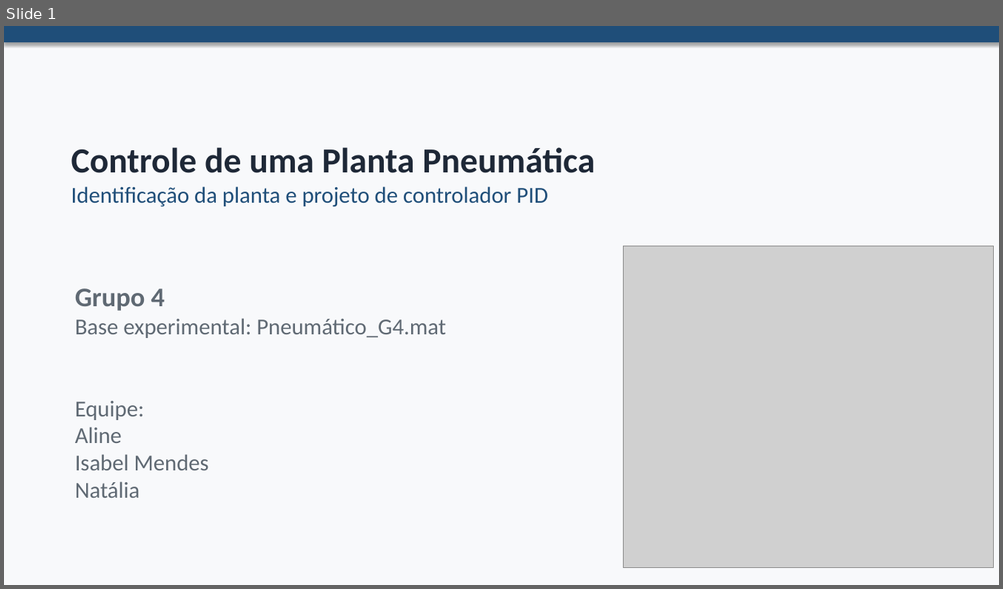
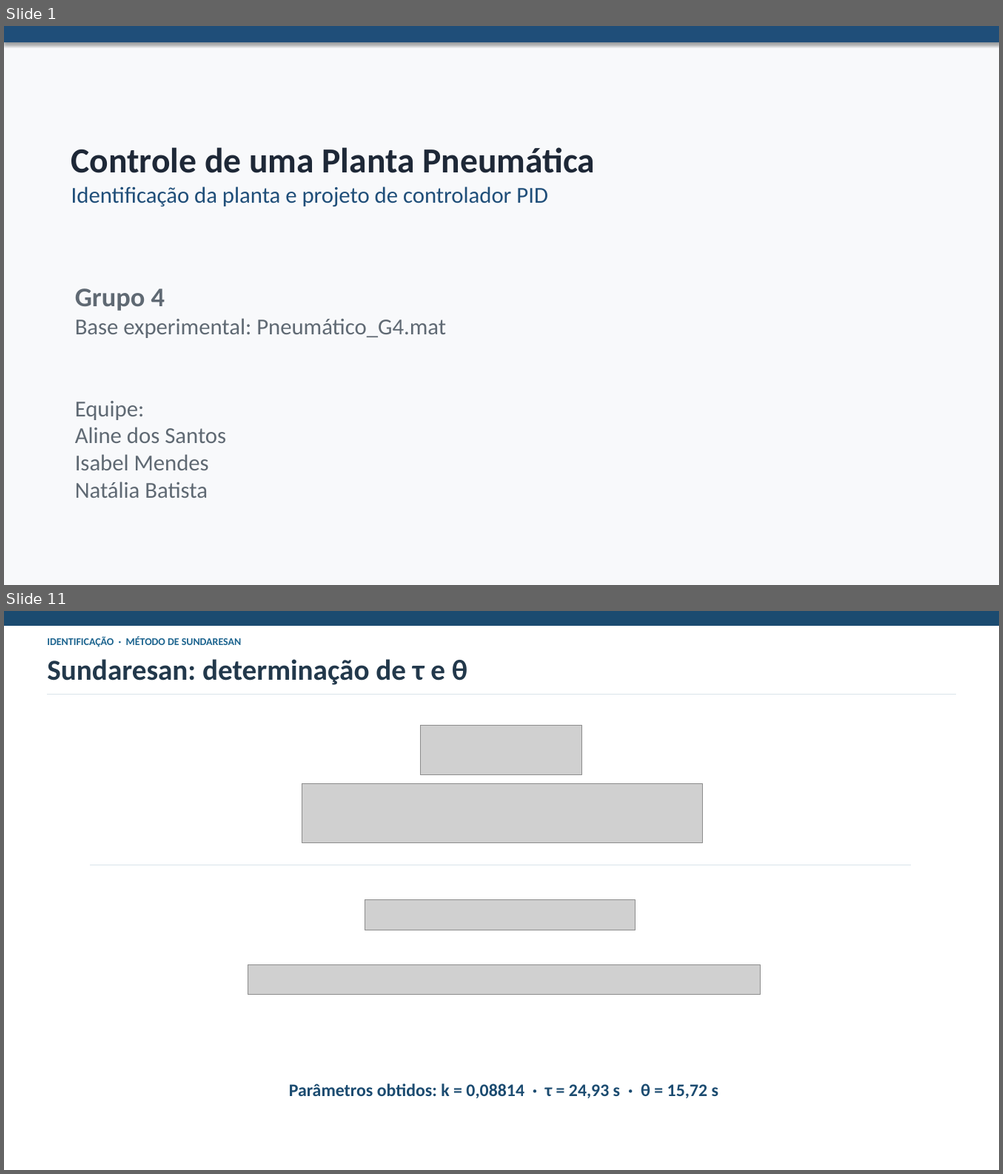
Before and after one commit to natalia-batista/Projeto-C13-, a slide deck: Grupo4_Pneumática.pptx. Shown one above the other, each under a label of ours: slide 1 before the commit, slides 1 and 11 after it; the slides between them are not shown. The pictures are 1003x589 and 1003x1174 pixels, drawn with LibreOffice and Linux fonts; fonts in the diff are those of the drawing; grey boxes stand for pictures. Boxes give left, top, right and bottom in pixels: in the first picture for what was removed or moved away, otherwise in the second. Text is boxed around its words. In the diff, an @@ line names an element or a change of style, - is before the commit and + after.

```diff
--- a/Grupo4_Pneumática.pptx
+++ b/Grupo4_Pneumática.pptx
@@ slide 11 added at (x1=4, y1=611, x2=999, y2=1170), background #FFFFFF @@
@@ rectangle added at (x1=4, y1=611, x2=999, y2=625), fill #1B4B70, outline #1B4B70 1 pt @@
@@ text added at (x1=47, y1=637, x2=241, y2=647), 10 pt, text #1B638E, bold @@
+IDENTIFICAÇÃO · MÉTODO DE SUNDARESAN
@@ text added at (x1=47, y1=659, x2=467, y2=685), 28 pt, text #22384B, bold @@
+Sundaresan: determinação de τ e θ
@@ line added from (47, 694) to (956, 694), #D9E3EA 1 pt @@
@@ picture added at (x1=421, y1=725, x2=581, y2=775) @@
@@ picture added at (x1=301, y1=784, x2=703, y2=843) @@
@@ line added from (90, 866) to (910, 866), #D9E3EA 1 pt @@
@@ picture added at (x1=365, y1=900, x2=635, y2=931) @@
@@ picture added at (x1=248, y1=965, x2=760, y2=994) @@
@@ text added at (x1=289, y1=1084, x2=718, y2=1099), 17 pt, text #1B4B70, bold @@
+Parâmetros obtidos: k = 0,08814 · τ = 24,93 s · θ = 15,72 s
@@ slide 1 changed as well @@
@@ picture removed at (x1=623, y1=246, x2=993, y2=568) @@
@@ text at (x1=75, y1=427, x2=226, y2=443): text changed @@
-Aline
+Aline dos Santos
@@ text at (x1=75, y1=482, x2=208, y2=498): text changed @@
-Natália
+Natália Batista
```
Also in this commit, not shown: 22 other slides added, 10 slides removed.
